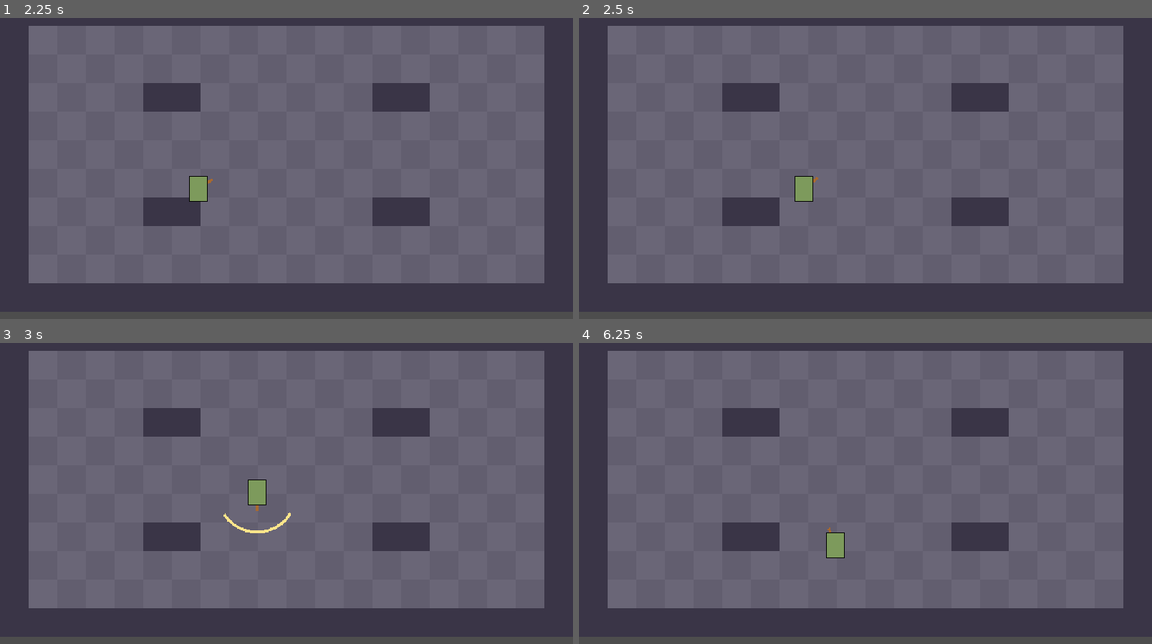
Above: before the commit, frames 1-4 (two rows, left to right).
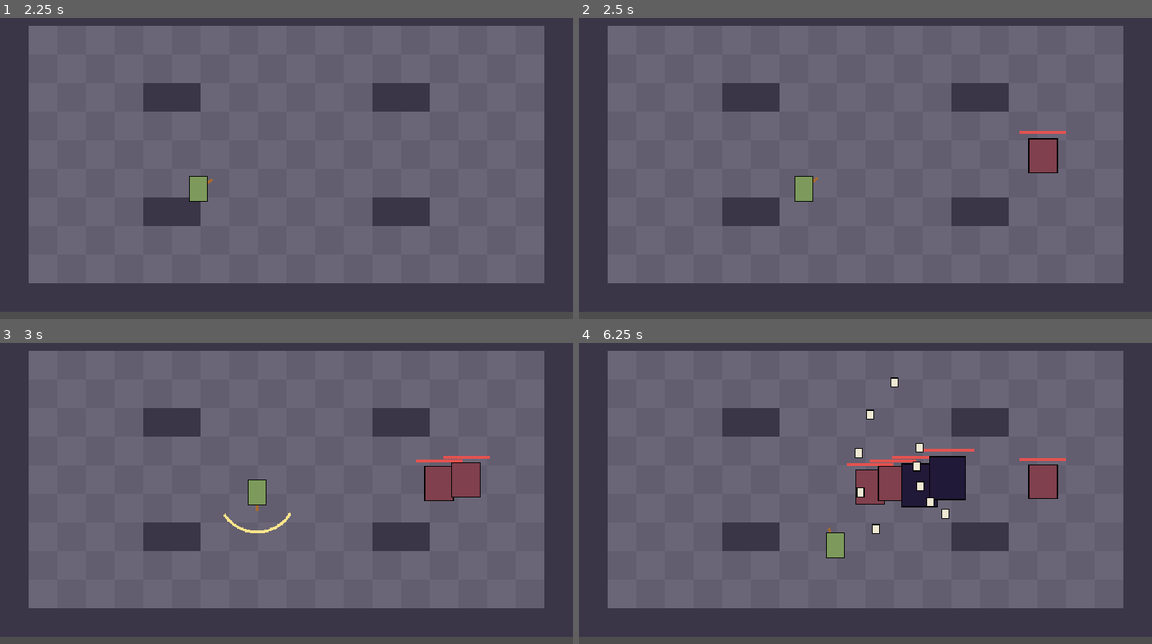
Above: after the commit, the same moments.

Repository: B1nKaTa/game
Game: Godot game, scene res://scenes/dev/sandbox.tscn
Two runs of this game, one before a commit and one after it. Both use one fixed random seed, a clock stepped at 60 frames per second and the inputs below. The project has no main scene, so this scene is started directly.
Inputs (mouse positions are in pixels of both pictures, inside the frame that each line leads up to):
- Up to frame 1 (2.25 s): tap Enter at 0.5 s; move the mouse to (412, 141) at 0.52 s; hold D (move_right) 0.53-1.28 s; click (412, 141) at 0.6 s; right-click (412, 141) at 0.8 s; move the mouse to (171, 174) at 1.27 s; hold S (move_down) 1.28-2.03 s; right-click (171, 174) at 1.35 s; tap Space (dodge) at 1.55, 2, 2.1 s; move the mouse to (343, 87) at 2.02 s; hold D (move_right) from 2.03 s (still down)
- Up to frame 2 (2.5 s): keep holding D (move_right); tap 4 at 2.3 s
- Up to frame 3 (3 s): move the mouse to (257, 547) at 2.77 s; release D (move_right) at 2.78 s; hold W (move_up) from 2.78 s (still down); tap 4 at 2.85 s; click (257, 547) at 2.92 s
- Up to frame 4 (6.25 s): tap 5 at 3.05, 3.6 s; move the mouse to (1037, 532) at 3.52 s; release W (move_up) at 3.53 s; hold A (move_left) 3.53-5.03 s; click (1037, 532) at 3.8 s; move the mouse to (693, 436) at 4.27 s; click (693, 436) at 4.35 s; right-click (693, 436) at 4.55 s; move the mouse to (894, 484) at 5.02 s; hold S (move_down) 5.03-5.78 s; right-click (894, 484) at 5.1 s; click (894, 484) at 5.17 s; tap Space (dodge) at 5.3, 5.85 s; move the mouse to (779, 403) at 5.77 s; hold D (move_right) from 5.78 s (still down); tap 4 at 6.05 s

Frame 1 is identical in both runs. In frame 2, 0.7% of the frame differs, in the area x 76-85%, y 37-52%; in frame 3, 1.3%; in frame 4, 3.9%, in the area x 46-85%, y 11-64%.

Commit message:
Add the mini boss and floor boss
Co-Authored-By: Claude Opus 5.5 <noreply@anthropic.com>

Diff:
--- /dev/null
+++ b/data/enemies/regional_reaper.tres
@@ -0,0 +1,17 @@
+[gd_resource type="Resource" script_class="EnemyDef" load_steps=3 format=3]
+
+[ext_resource type="Script" path="res://scripts/content/enemy_def.gd" id="1"]
+[ext_resource type="Script" path="res://scripts/actors/behaviors/floor_boss_behavior.gd" id="2"]
+
+[resource]
+script = ExtResource("1")
+id = "regional_reaper"
+display_name = "Regional Reaper"
+max_hp = 420.0
+speed = 60.0
+pension_drop = 60
+is_boss = true
+body_size = Vector2(40, 48)
+color = Color(0.13, 0.1, 0.22, 1)
+frame_width = 64
+behavior_script = ExtResource("2")
--- /dev/null
+++ b/data/enemies/senior_adjuster.tres
@@ -0,0 +1,19 @@
+[gd_resource type="Resource" script_class="EnemyDef" load_steps=4 format=3]
+
+[ext_resource type="Script" path="res://scripts/content/enemy_def.gd" id="1"]
+[ext_resource type="Script" path="res://scripts/actors/behaviors/mini_boss_behavior.gd" id="2"]
+[ext_resource type="Resource" path="res://data/enemies/intern_reaper.tres" id="3"]
+
+[resource]
+script = ExtResource("1")
+id = "senior_adjuster"
+display_name = "Senior Adjuster"
+max_hp = 180.0
+speed = 55.0
+pension_drop = 30
+is_boss = true
+body_size = Vector2(32, 38)
+color = Color(0.5, 0.25, 0.3, 1)
+frame_width = 48
+behavior_script = ExtResource("2")
+summon = ExtResource("3")
--- /dev/null
+++ b/scripts/actors/behaviors/floor_boss_behavior.gd
@@ -0,0 +1,60 @@
+extends EnemyBehavior
+
+const SWEEP_RANGE := 72.0
+const SWEEP_START := 64.0
+const SWEEP_WINDUP := 0.8
+const FAN_WINDUP := 0.6
+const PROJECTILE_SPEED := 120.0
+const FAN_SPREAD := 0.35
+const BASE_COOLDOWN := 1.4
+const PHASE_TWO_COOLDOWN := 0.9
+const PHASE_TWO_SPEED := 1.3
+const FAN_SHOTS := 5
+const PHASE_TWO_SHOTS := 7
+
+enum Attack { NONE, SWEEP, FAN }
+
+var _telegraph := Telegraph.new()
+var _cooldown := 1.5
+var _attack := Attack.NONE
+
+
+static func is_phase_two(hp: float, max_hp: float) -> bool:
+	return hp <= max_hp * 0.5
+
+
+func tick(enemy: Enemy, delta: float) -> void:
+	var phase_two := is_phase_two(enemy.hp, enemy.def.max_hp)
+	if _telegraph.is_active():
+		if _telegraph.tick(delta):
+			enemy.clear_warning()
+			_finish_attack(enemy, phase_two)
+		return
+	_cooldown -= delta
+	var distance := enemy.distance_to_target()
+	if _cooldown <= 0.0:
+		if distance <= SWEEP_START:
+			_attack = Attack.SWEEP
+			_telegraph.start(SWEEP_WINDUP)
+			enemy.set_warning(_telegraph, SWEEP_RANGE)
+		else:
+			_attack = Attack.FAN
+			_telegraph.start(FAN_WINDUP)
+			enemy.set_warning(_telegraph, 30.0)
+		return
+	if distance > SWEEP_START:
+		var speed := enemy.def.speed * (PHASE_TWO_SPEED if phase_two else 1.0)
+		enemy.desired_velocity = enemy.direction_to_target() * speed
+
+
+func _finish_attack(enemy: Enemy, phase_two: bool) -> void:
+	_cooldown = PHASE_TWO_COOLDOWN if phase_two else BASE_COOLDOWN
+	if _attack == Attack.SWEEP:
+		if enemy.distance_to_target() <= SWEEP_RANGE:
+			enemy.hit_target(enemy.def.damage)
+		return
+	var shots := PHASE_TWO_SHOTS if phase_two else FAN_SHOTS
+	var aim := enemy.direction_to_target()
+	for i in shots:
+		var offset := (i - (shots - 1) / 2.0) * FAN_SPREAD
+		enemy.shoot(aim.rotated(offset), PROJECTILE_SPEED)
--- /dev/null
+++ b/scripts/actors/behaviors/mini_boss_behavior.gd
@@ -0,0 +1,35 @@
+extends EnemyBehavior
+
+const SWEEP_RANGE := 64.0
+const START_RANGE := 54.0
+const WINDUP := 0.8
+const COOLDOWN := 1.3
+const SUMMON_EVERY := 8.0
+const SUMMON_COUNT := 2
+const MAX_ENEMIES := 5
+
+var _telegraph := Telegraph.new()
+var _cooldown := 1.0
+var _summon_timer := SUMMON_EVERY
+
+
+func tick(enemy: Enemy, delta: float) -> void:
+	_summon_timer -= delta
+	if _summon_timer <= 0.0:
+		_summon_timer = SUMMON_EVERY
+		if enemy.get_tree().get_nodes_in_group("enemies").size() < MAX_ENEMIES:
+			enemy.request_summon(SUMMON_COUNT)
+	if _telegraph.is_active():
+		if _telegraph.tick(delta):
+			enemy.clear_warning()
+			_cooldown = COOLDOWN
+			if enemy.distance_to_target() <= SWEEP_RANGE:
+				enemy.hit_target(enemy.def.damage)
+		return
+	_cooldown -= delta
+	if enemy.distance_to_target() <= START_RANGE:
+		if _cooldown <= 0.0:
+			_telegraph.start(WINDUP)
+			enemy.set_warning(_telegraph, SWEEP_RANGE)
+		return
+	enemy.desired_velocity = enemy.direction_to_target() * enemy.def.speed
--- a/scripts/scenes/sandbox.gd
+++ b/scripts/scenes/sandbox.gd
@@ -17,6 +17,8 @@
 	KEY_1: "intern_reaper",
 	KEY_2: "filing_clerk",
 	KEY_3: "debt_ghost",
+	KEY_4: "senior_adjuster",
+	KEY_5: "regional_reaper",
 }
 
 var player: Player
--- /dev/null
+++ b/tests/test_bosses.gd
@@ -0,0 +1,21 @@
+extends TestCase
+
+const FloorBossBehavior := preload("res://scripts/actors/behaviors/floor_boss_behavior.gd")
+
+
+func test_bosses_are_flagged() -> void:
+	for id in ["senior_adjuster", "regional_reaper"]:
+		var def: EnemyDef = load("res://data/enemies/%s.tres" % id)
+		assert_true(def.is_boss, id)
+		assert_true(def.max_hp >= 150.0, id)
+		assert_true(def.behavior_script.new() is EnemyBehavior, id)
+
+
+func test_mini_boss_summons_interns() -> void:
+	var def: EnemyDef = load("res://data/enemies/senior_adjuster.tres")
+	assert_eq(def.summon.id, "intern_reaper")
+
+
+func test_floor_boss_changes_phase_at_half_health() -> void:
+	assert_false(FloorBossBehavior.is_phase_two(51.0, 100.0))
+	assert_true(FloorBossBehavior.is_phase_two(50.0, 100.0))
Not shown, added: scripts/actors/behaviors/floor_boss_behavior.gd.uid
Not shown, added: scripts/actors/behaviors/mini_boss_behavior.gd.uid
Not shown, added: tests/test_bosses.gd.uid
